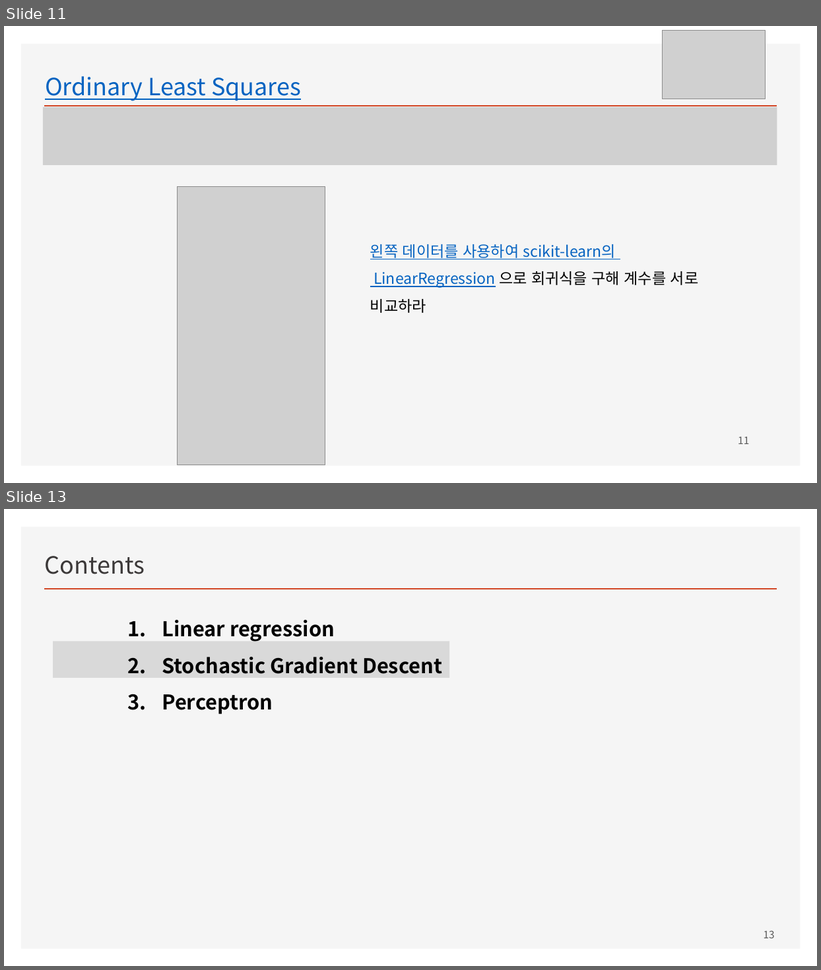
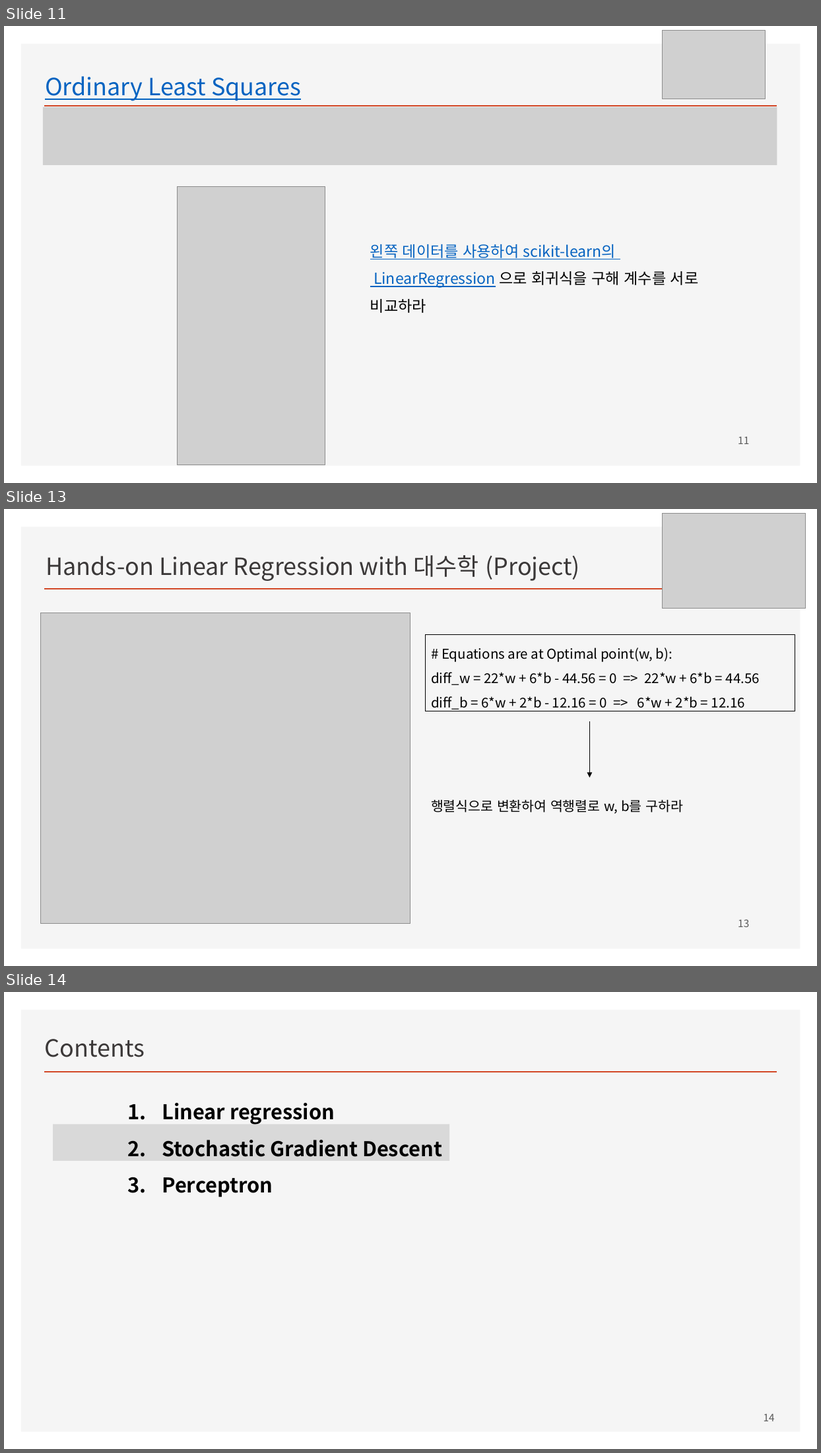
Before and after one commit to ancestor9/mathematics-for-machine-learning, a slide deck: Linear_Algebra/w4_Perceptron_Regression.pptx. Shown one above the other, each under a label of ours: slides 11 and 13 before the commit, slides 11, 13 and 14 after it; the slides between them are not shown. The pictures are 821x970 and 821x1453 pixels, drawn with LibreOffice and Linux fonts; fonts in the diff are those of the drawing; grey boxes stand for pictures; background and template pictures are left out. Boxes give left, top, right and bottom in pixels: in the first picture for what was removed or moved away, otherwise in the second. Text is boxed around its words. In the diff, an @@ line names an element or a change of style, - is before the commit and + after.

```diff
--- a/Linear_Algebra/w4_Perceptron_Regression.pptx
+++ b/Linear_Algebra/w4_Perceptron_Regression.pptx
@@ slide 13 added at [4, 509, 817, 966], background #FFFFFF; not listed: 2 template elements that a slide beside it also shows @@
@@ picture added at [662, 513, 805, 609] @@
@@ text added at [46, 555, 580, 581], 28 pt, text #3B3838 @@
+Hands-on Linear Regression with 대수학 (Project)
@@ picture added at [41, 613, 411, 923] @@
@@ rectangle added at [426, 634, 795, 712], outline #000000 0.75 pt, 16 pt, text #000000 @@
+# Equations are at Optimal point(w, b):
+diff_w = 22*w + 6*b - 44.56 = 0 => 22*w + 6*b = 44.56
+diff_b = 6*w + 2*b - 12.16 = 0 => 6*w + 2*b = 12.16
@@ arrow added from (589, 722) to (589, 778), #000000 0.5 pt @@
@@ text added at [431, 800, 683, 814], 16 pt, text #000000 @@
+행렬식으로 변환하여 역행렬로 w, b를 구하라
@@ page number added at [738, 920, 749, 927], 12 pt, text #595959 @@
+13
@@ what was slide 13 is now slide 14 @@
@@ page number at [764, 1414, 775, 1422]: text changed @@
-13
+14
```
Also in this commit, not shown: 5 slides changed, 10 other slides added, 3 slides removed.
